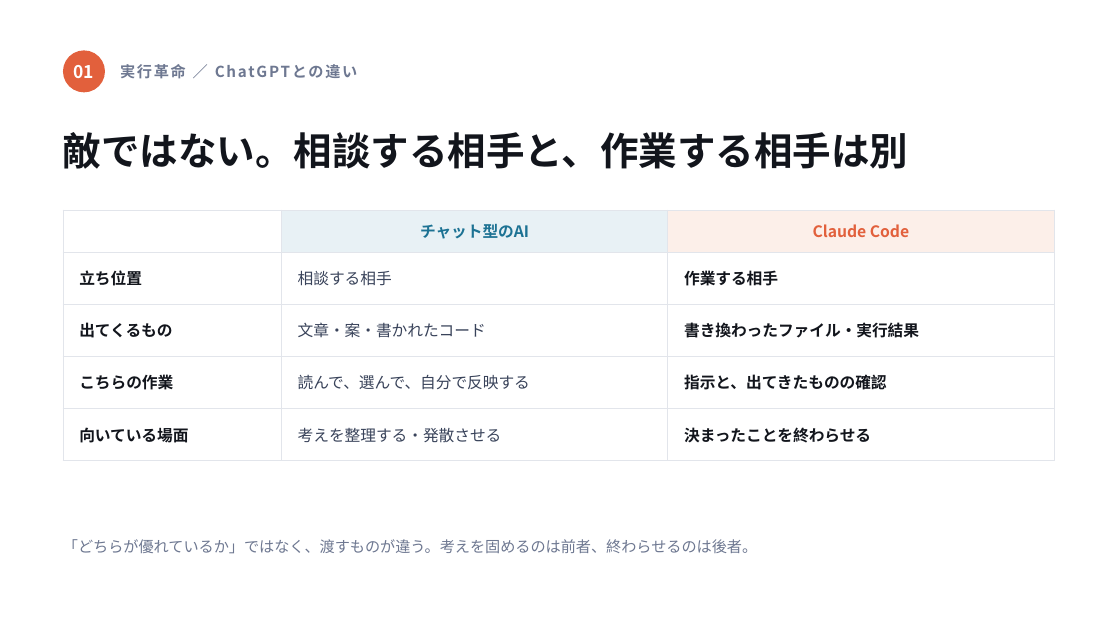
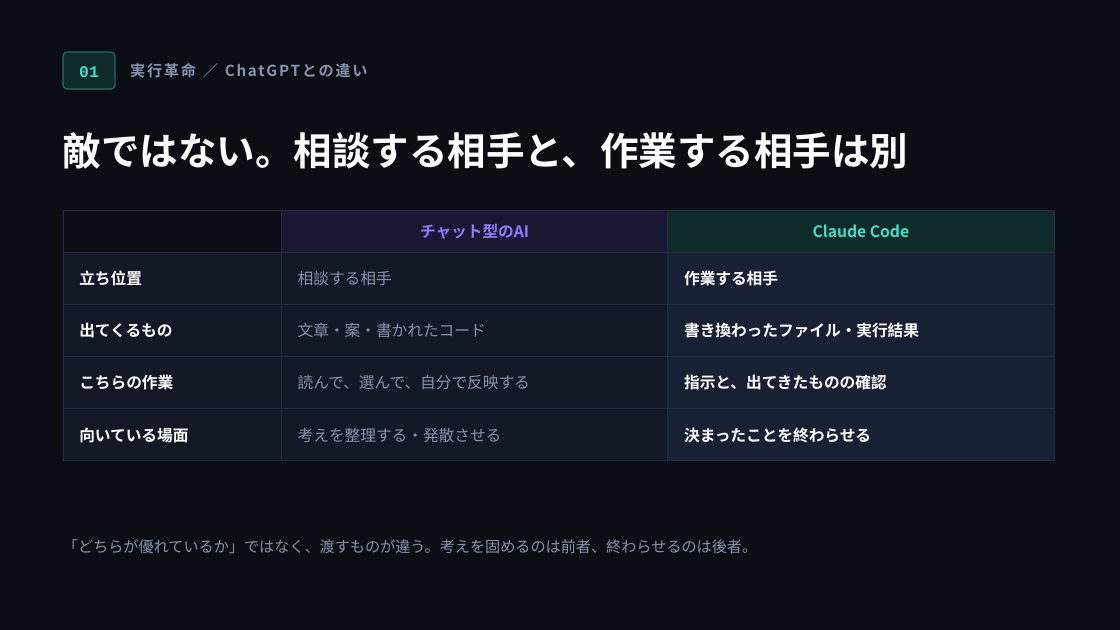
Before and after one commit to takuha/reel-host, a slide deck: slide 4 of docs/claude-code-deck/claude-code-summary.pptx. Drawn at 1120x630 pixels with LibreOffice and Linux fonts; fonts in the diff are those of the drawing. Boxes give left, top, right and bottom in pixels: in the first picture for what was removed or moved away, otherwise in the second. Text is boxed around its words. In the diff, an @@ line names an element or a change of style, - is before the commit and + after.

```diff
--- a/docs/claude-code-deck/claude-code-summary.pptx
+++ b/docs/claude-code-deck/claude-code-summary.pptx
@@ background #FFFFFF to #0A0D14 @@
@@ text "01" at (x1=79, y1=66, x2=99, y2=77): size 15 to 14 pt, font Noto Sans CJK JP to Courier New, text colour #FFFFFF to #3FE0C8 @@
@@ rounded rectangle resized from (x1=63, y1=50, x2=105, y2=92) to (x1=63, y1=52, x2=115, y2=89) @@
@@ rounded rectangle at (x1=63, y1=52, x2=115, y2=89): ellipse to rounded rectangle; fill #E2603C to #0E2A2A; outline none to #2A6B62 1 pt @@
@@ text "実行革命 ／ ChatGPTとの違い" at (x1=130, y1=63, x2=196, y2=78): text colour #6E7891 to #8794AE @@
@@ text "実行革命 ／ ChatGPTとの違い" moved from (x1=120, y1=64, x2=186, y2=79) to (x1=130, y1=63, x2=196, y2=78) @@
@@ text "敵ではない。相談する相手と、作業する相手は別" at (x1=63, y1=132, x2=908, y2=169): text colour #12151C to #FFFFFF @@
@@ table at (x1=63, y1=210, x2=1054, y2=447) @@
@@ fill #FFFFFF to #0A0D14 in row 1, column 1 @@
@@ fill #E8F1F5 to #1A1733 in row 1, column 2 @@
@@ fill #FCEFE9 to #0E2A2A in row 1, column 3 @@
@@ fill none to #121826 in 8 cells @@
@@ fill none to #182034 in 4 cells @@
@@ text colour #1C7293 to #8E7BFF in "チャット型のAI" @@
@@ text colour #E2603C to #3FE0C8 in "Claude Code" @@
@@ text colour #12151C to #FFFFFF in "立ち位置", "作業する相手", "出てくるもの", "書き換わったファイル・実行結果" and 4 more places @@
@@ text colour #39435A to #8794AE in "相談する相手", "文章・案・書かれたコード", "読んで、選んで、自分で反映する", "考えを整理する・発散させる" @@
@@ borders changed @@
@@ text "「どちらが優れているか」ではなく、渡すものが違う。考えを固めるのは前者、終わらせるのは後者。" at (x1=63, y1=539, x2=757, y2=554): text colour #6E7891 to #8794AE @@
```
Also in this commit, not shown: 11 other slides changed, 3 other files.
